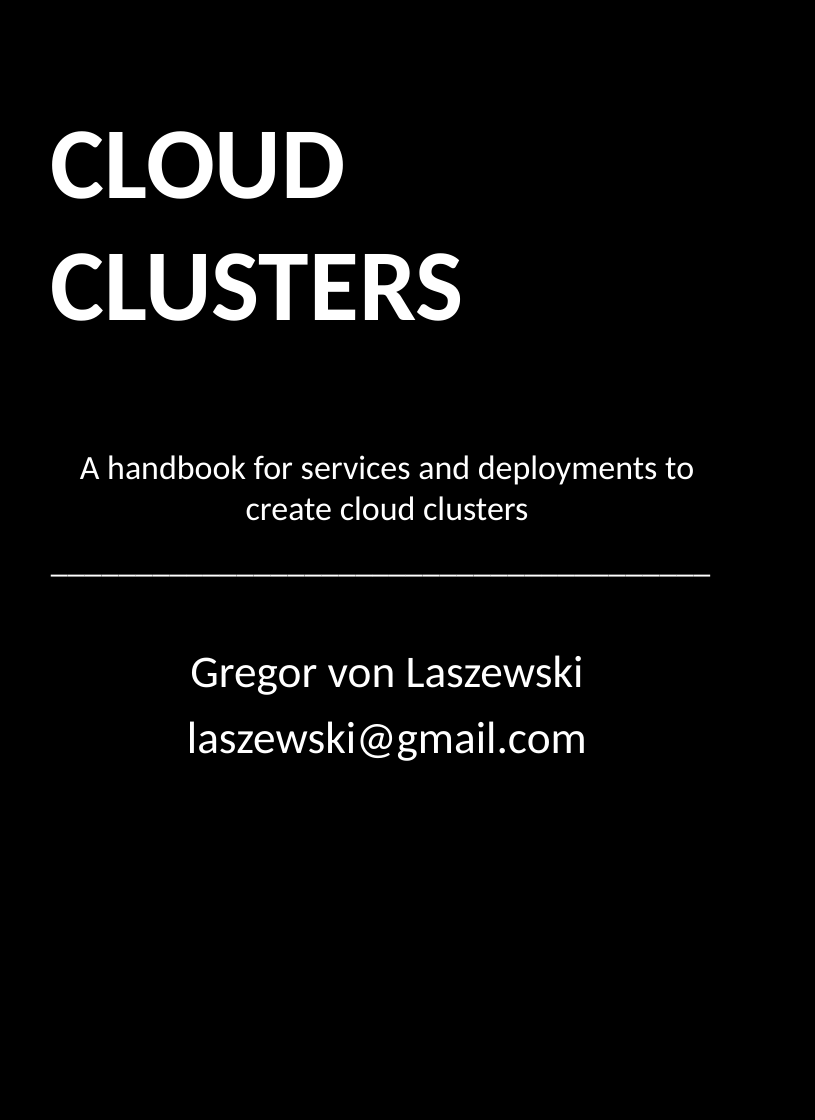
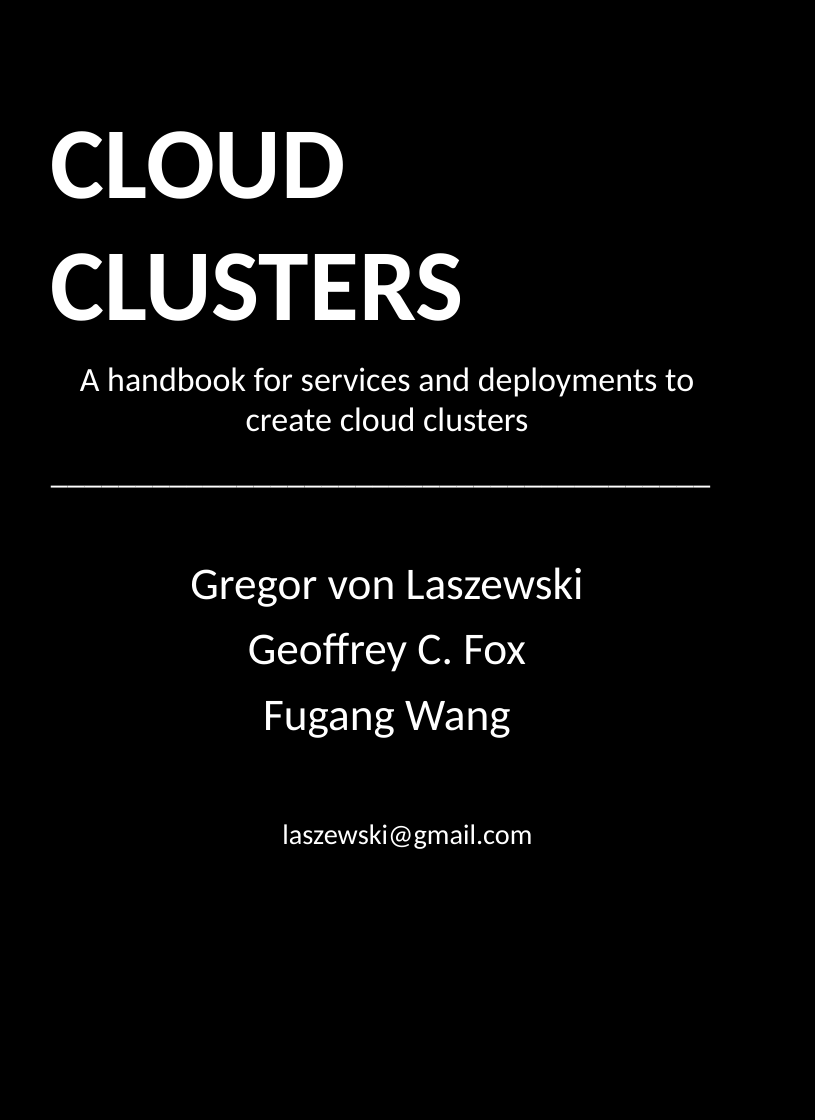
Before and after one commit to cloudmesh-book/book-latex-2018, a slide deck: slide 1 of cloud-clusters/template/cover.pptx. Drawn at 815x1120 pixels with LibreOffice and Linux fonts; fonts in the diff are those of the drawing; background and template pictures are left out. Boxes give left, top, right and bottom in pixels: in the first picture for what was removed or moved away, otherwise in the second. Text is boxed around its words. In the diff, an @@ line names an element or a change of style, - is before the commit and + after.

```diff
--- a/cloud-clusters/template/cover.pptx
+++ b/cloud-clusters/template/cover.pptx
@@ text at (248,632,526,738): paragraphs added @@
+Geoffrey C. Fox
+Fugang Wang
@@ text at (282,824,532,849): size 32 to 20 pt in "laszewski@gmail.com" @@
```
Also in this commit, not shown: 5 other files.
